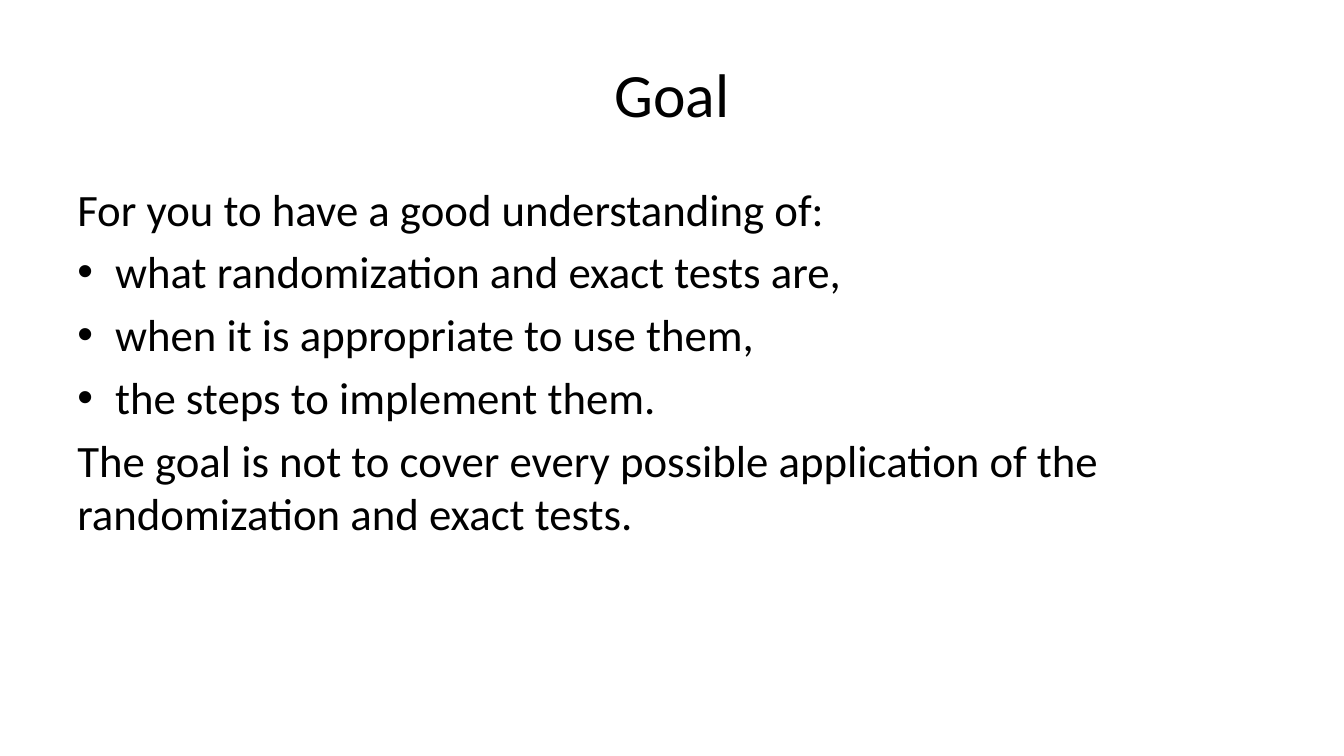
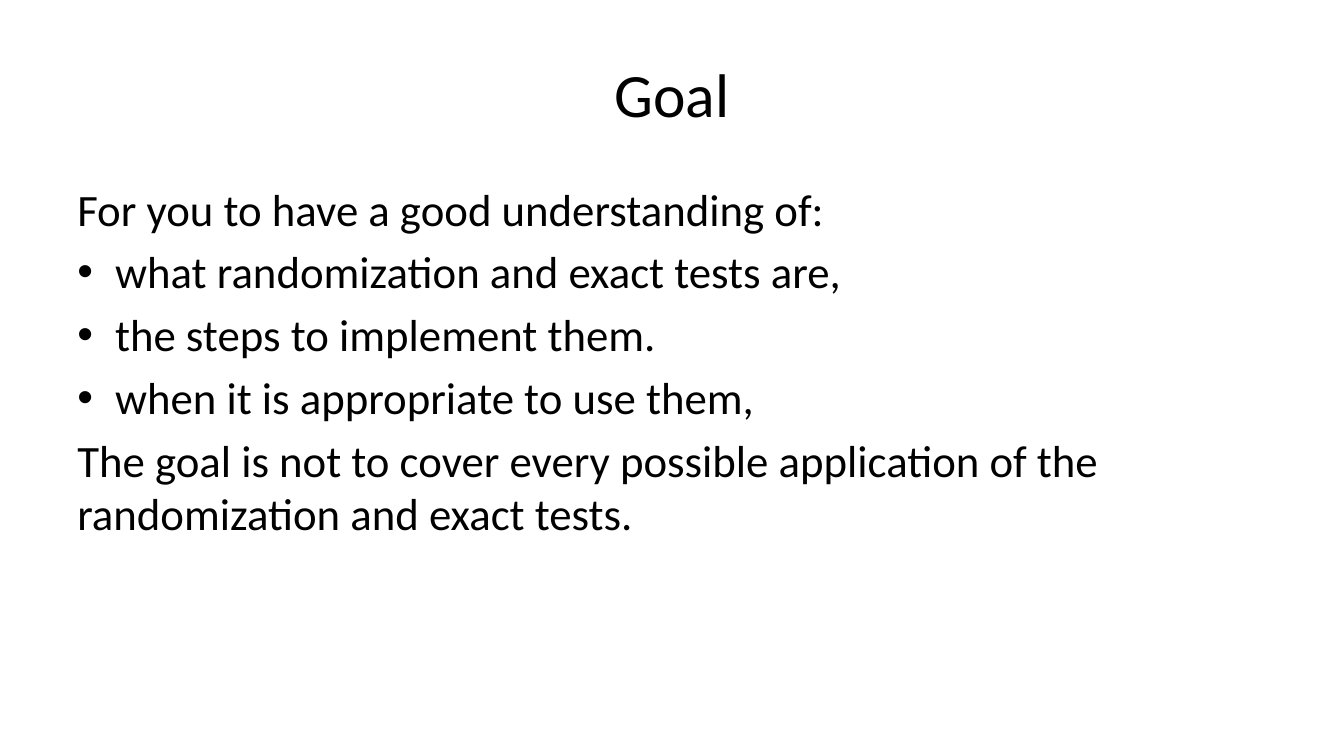
Before and after one commit to pmean/talks, a slide deck: slide 3 of exact-tests/results/exact-and-randomization-tests.pptx. Drawn at 1344x756 pixels with LibreOffice and Linux fonts; fonts in the diff are those of the drawing. Boxes give left, top, right and bottom in pixels: in the first picture for what was removed or moved away, otherwise in the second. Text is boxed around its words. In the diff, an @@ line names an element or a change of style, - is before the commit and + after.

```diff
--- a/exact-tests/results/exact-and-randomization-tests.pptx
+++ b/exact-tests/results/exact-and-randomization-tests.pptx
@@ text at [115,320,656,359]: paragraph added @@
+• the steps to implement them.
@@ text at [115,383,656,422]: paragraph removed @@
-• the steps to implement them.
```
Also in this commit, not shown: 13 other slides changed, 6 slides added, 1 slide removed, 7 other files.
